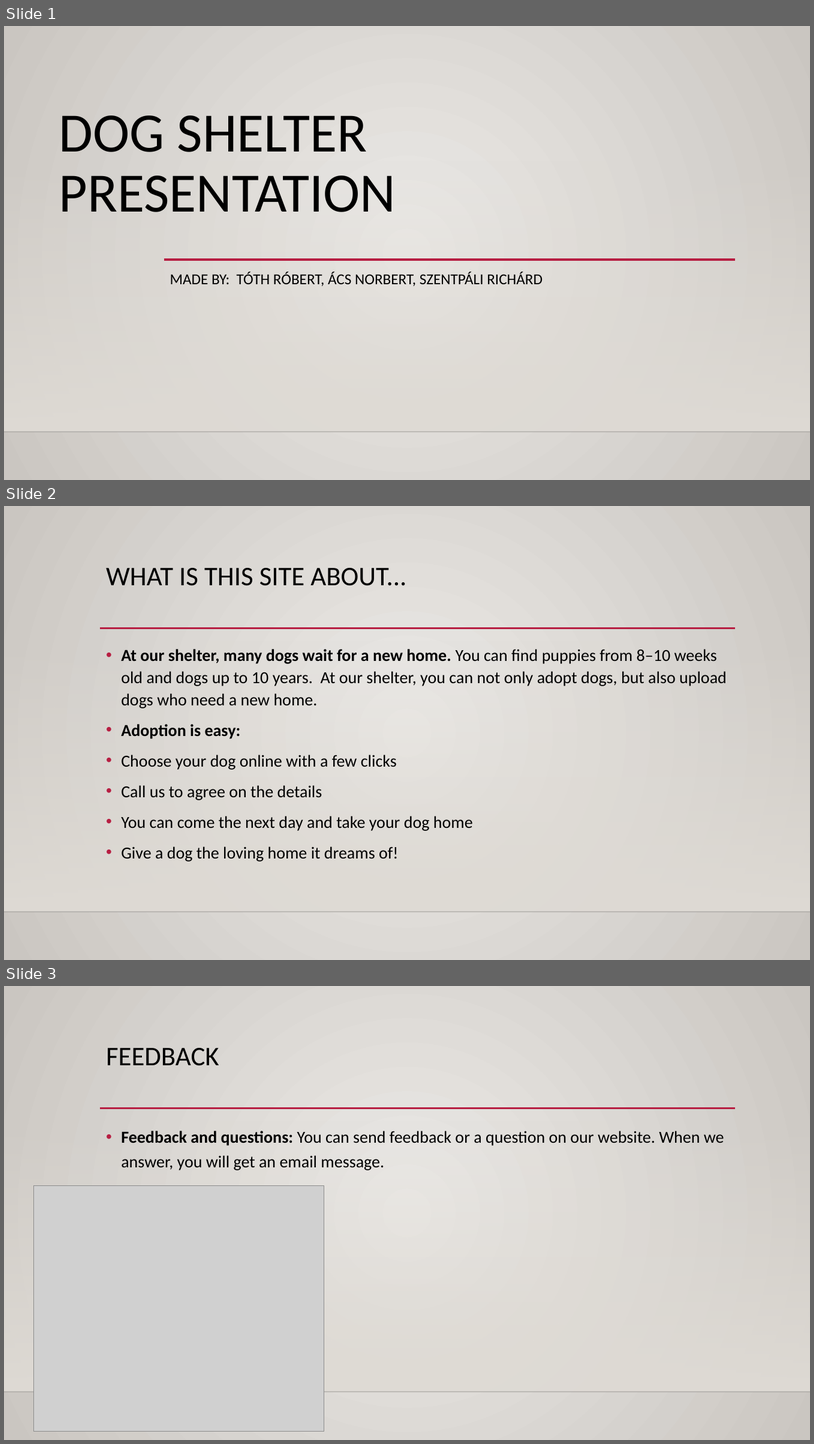
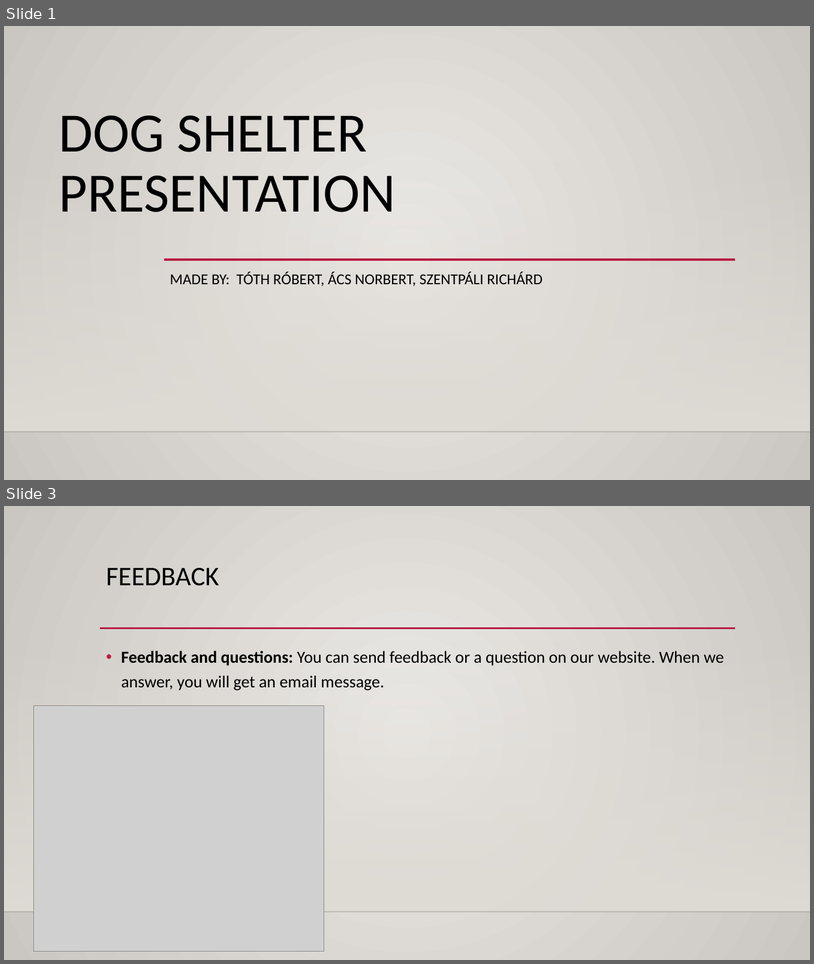
Before and after one commit to Robinhood0123/kutyak, a slide deck: menhelybemutato 1.pptx. Shown one above the other, each under a label of ours: slides 1, 2 and 3 before the commit, slides 1 and 3 after it; the slides between them are not shown. The pictures are 814x1444 and 814x964 pixels, drawn with LibreOffice and Linux fonts; fonts in the diff are those of the drawing; grey boxes stand for pictures; background and template pictures are left out. Boxes give left, top, right and bottom in pixels: in the first picture for what was removed or moved away, otherwise in the second. Text is boxed around its words. In the diff, an @@ line names an element or a change of style, - is before the commit and + after.

Commit message:
PPT

```diff
--- a/menhelybemutato 1.pptx
+++ b/menhelybemutato 1.pptx
@@ slide 2 removed at (4, 506, 810, 960), background gradient #ECEAE7 to #CAC7C1; not listed: 3 template elements that a slide beside it also shows @@
@@ title removed at (106, 568, 407, 586) @@
-WHAT IS THIS SITE ABOUT...
@@ text removed at (121, 649, 727, 861) @@
-• At our shelter, many dogs wait for a new home. You can find puppies from 8–10 weeks old and dogs up to 10 years. At our shelter, you can not only adopt dogs, but also upload dogs who need a new home.
-• Adoption is easy:
-• Choose your dog online with a few clicks
-• Call us to agree on the details
-• You can come the next day and take your dog home
-• Give a dog the loving home it dreams of!
```
Also in this commit, not shown: 1 slide added, 1 other slide removed.
